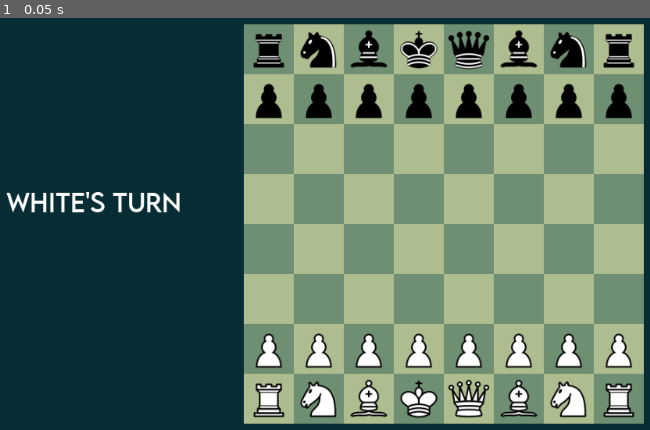
Above: before the commit, frame 1.
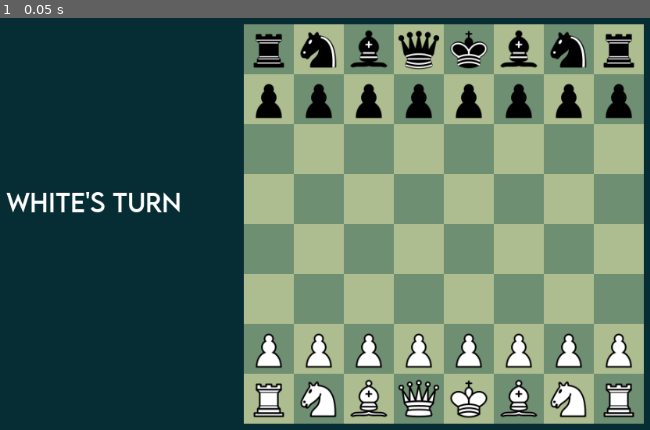
Above: after the commit, the same moment.

Repository: Maybells/godot-zone-framework
Game: Godot game, scene res://Examples/Chess/chess.tscn
Two runs of this game, one before a commit and one after it. Both use one fixed random seed, a clock stepped at 60 frames per second and the inputs below.
Inputs:
- Up to frame 1 (0.05 s): no input

The runs differ from the first frame. In frame 1, 1.3% of the frame differs, in the area x 61-76%, y 3-98%.

Commit message:
Fixed mistake in starting positions

Diff:
--- a/Examples/Chess/chess.gd
+++ b/Examples/Chess/chess.gd
@@ -1,7 +1,7 @@
 extends Node2D
 
 
-const BACK_ROW = [ChessLogic.ROOK, ChessLogic.KNIGHT, ChessLogic.BISHOP, ChessLogic.KING, ChessLogic.QUEEN, ChessLogic.BISHOP, ChessLogic.KNIGHT, ChessLogic.ROOK]
+const BACK_ROW = [ChessLogic.ROOK, ChessLogic.KNIGHT, ChessLogic.BISHOP, ChessLogic.QUEEN, ChessLogic.KING, ChessLogic.BISHOP, ChessLogic.KNIGHT, ChessLogic.ROOK]
 
 
 onready var tile = preload("res://Examples/Chess/tile.tscn")
